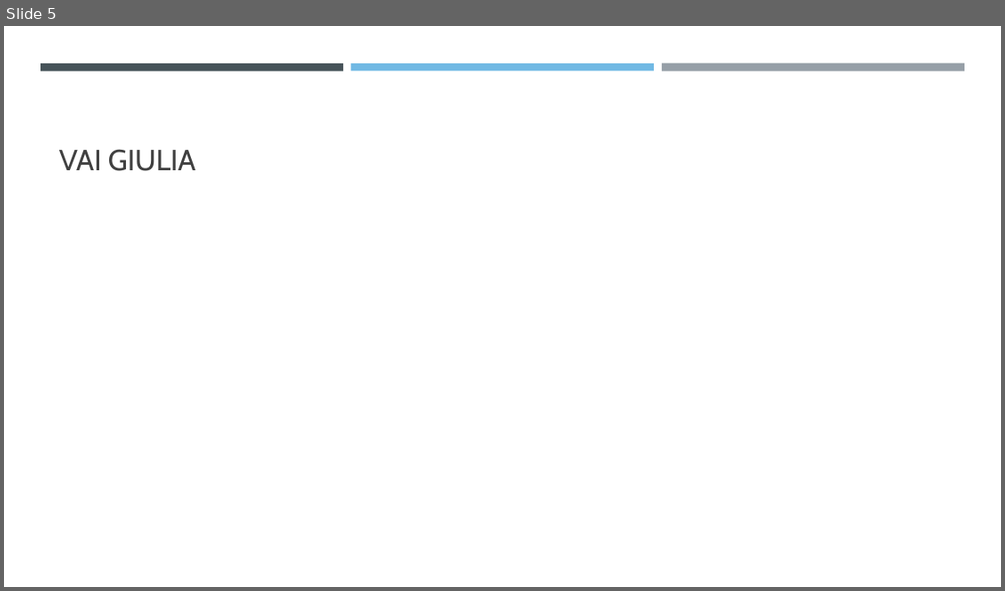
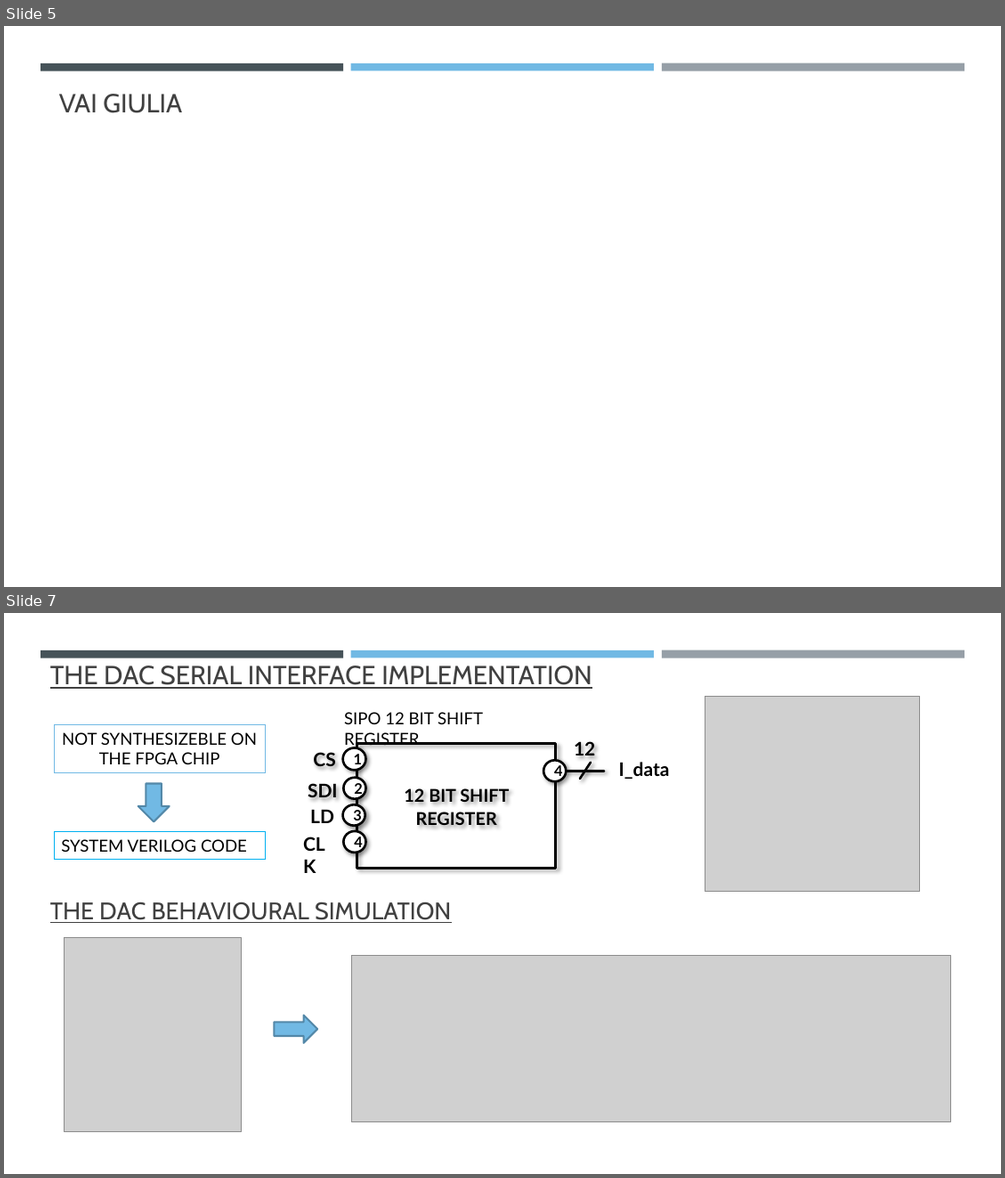
Before and after one commit to FlavioGala/giufla, a slide deck: projectSineWave/reports/PRESENTATION/Wave synthesis with field programmable gate array.pptx. Shown one above the other, each under a label of ours: slide 5 before the commit, slides 5 and 7 after it; the slides between them are not shown. The pictures are 1005x591 and 1005x1178 pixels, drawn with LibreOffice and Linux fonts; fonts in the diff are those of the drawing; grey boxes stand for pictures. Boxes give left, top, right and bottom in pixels: in the first picture for what was removed or moved away, otherwise in the second. Text is boxed around its words. In the diff, an @@ line names an element or a change of style, - is before the commit and + after.

```diff
--- a/projectSineWave/reports/PRESENTATION/Wave synthesis with field programmable gate array.pptx
+++ b/projectSineWave/reports/PRESENTATION/Wave synthesis with field programmable gate array.pptx
@@ slide 7 added at (4,613,1001,1174), background #FFFFFF; not listed: 3 template elements that a slide beside it also shows @@
@@ title added at (50,666,592,689), 25.2 pt, text #404040, underline @@
+THE DAC SERIAL INTERFACE IMPLEMENTATION
@@ text added at (344,712,483,748), 16 pt, text #000000 @@
+SIPO 12 BIT SHIFT REGISTER
@@ picture added at (704,697,919,892) @@
@@ rectangle added at (54,725,265,773), outline #71B9E4 0.75 pt, 16 pt, text #000000 @@
+NOT SYNTHESIZEBLE ON THE FPGA CHIP
@@ rectangle added at (357,744,555,868), outline #000000 2.25 pt, 17 pt, text #000000, bold @@
+12 BIT SHIFT REGISTER
@@ text added at (574,741,595,755), 18 pt, text #000000, bold @@
+12
@@ text added at (313,750,335,771), 18 pt, text #000000, bold @@
+CS
@@ ellipse added at (343,747,366,770), fill #FFFFFF, outline #000000 2.25 pt, 14 pt, text #000000, bold @@
+1
@@ ellipse added at (544,761,566,782), fill #FFFFFF, outline #000000 2.25 pt, 14 pt, text #000000, bold @@
+4
@@ line added from (605, 771) to (566, 771), #000000 2.25 pt @@
@@ line added from (580, 779) to (591, 763), #000000 2.25 pt @@
@@ text added at (619,762,670,779), 18 pt, text #000000, bold @@
+I_data
@@ right arrow added at (138,784,170,822), fill #71B9E4, outline #5489A9 1.75 pt @@
@@ text added at (307,781,338,802), 18 pt, text #000000, bold @@
+SDI
@@ ellipse added at (343,778,366,799), fill #FFFFFF, outline #000000 2.25 pt, 14 pt, text #000000, bold @@
+2
@@ text added at (310,809,334,823), 18 pt, text #000000, bold @@
+LD
@@ ellipse added at (343,804,365,826), fill #FFFFFF, outline #000000 2.25 pt, 14 pt, text #000000, bold @@
+3
@@ rectangle added at (54,831,265,859), outline #00B0F0 0.75 pt, 16 pt, text #000000 @@
+SYSTEM VERILOG CODE
@@ text added at (296,828,344,859), 18 pt, text #000000, bold @@
+CLK
@@ ellipse added at (343,831,366,853), fill #FFFFFF, outline #000000 2.25 pt, 14 pt, text #000000, bold @@
+4
@@ text added at (50,901,451,923), 23.1 pt, text #404040, underline @@
+THE DAC BEHAVIOURAL SIMULATION
@@ picture added at (64,938,241,1131) @@
@@ picture added at (352,955,951,1121) @@
@@ right arrow added at (274,1015,317,1043), fill #71B9E4, outline #5489A9 1.75 pt @@
@@ slide 5 changed as well @@
@@ title "VAI GIULIA" at (59,94,182,113): size 28 to 25.2 pt @@
```
Also in this commit, not shown: 4 other slides changed, 6 other slides added, 1 slide removed, 17 other files.
